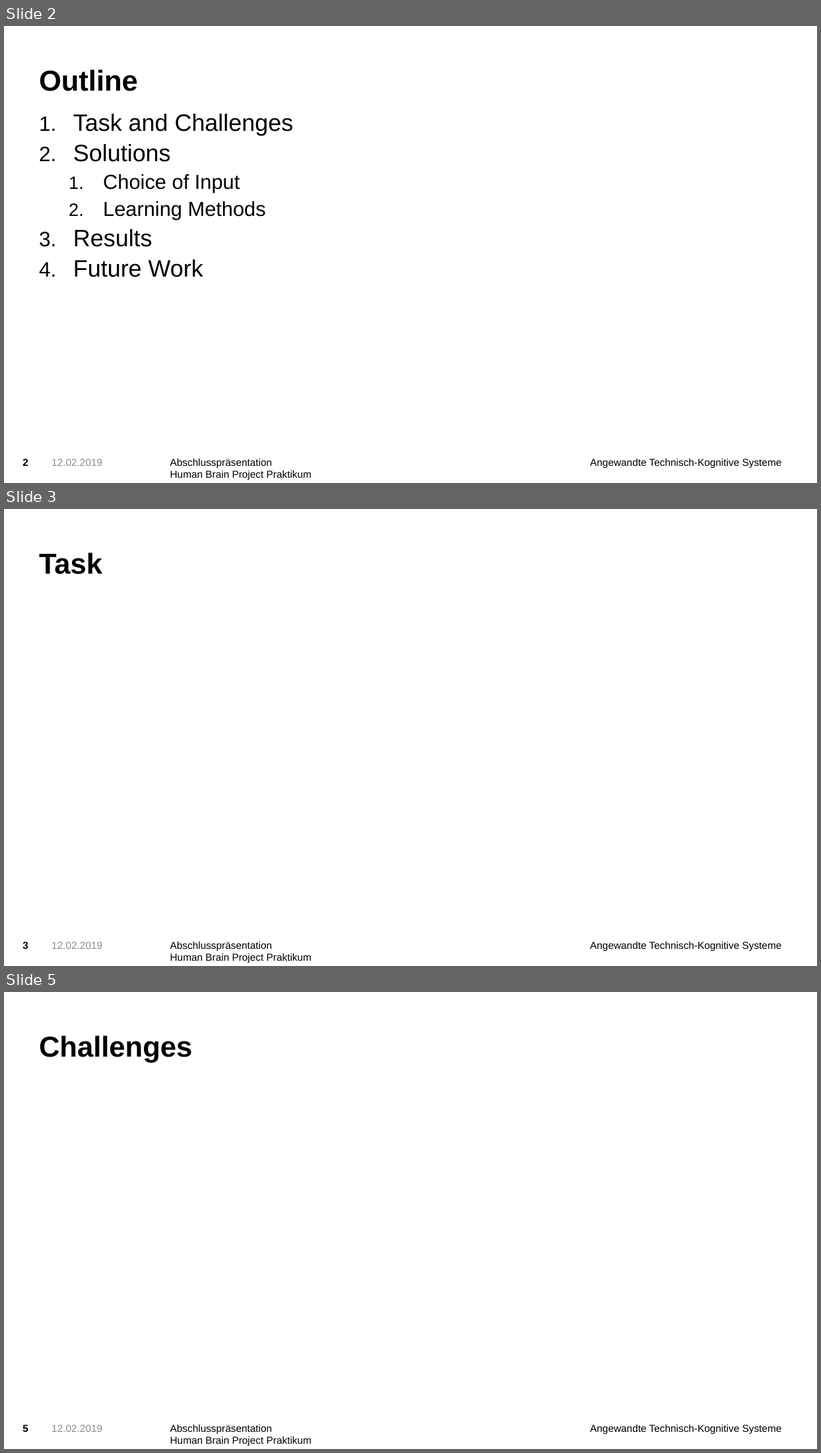
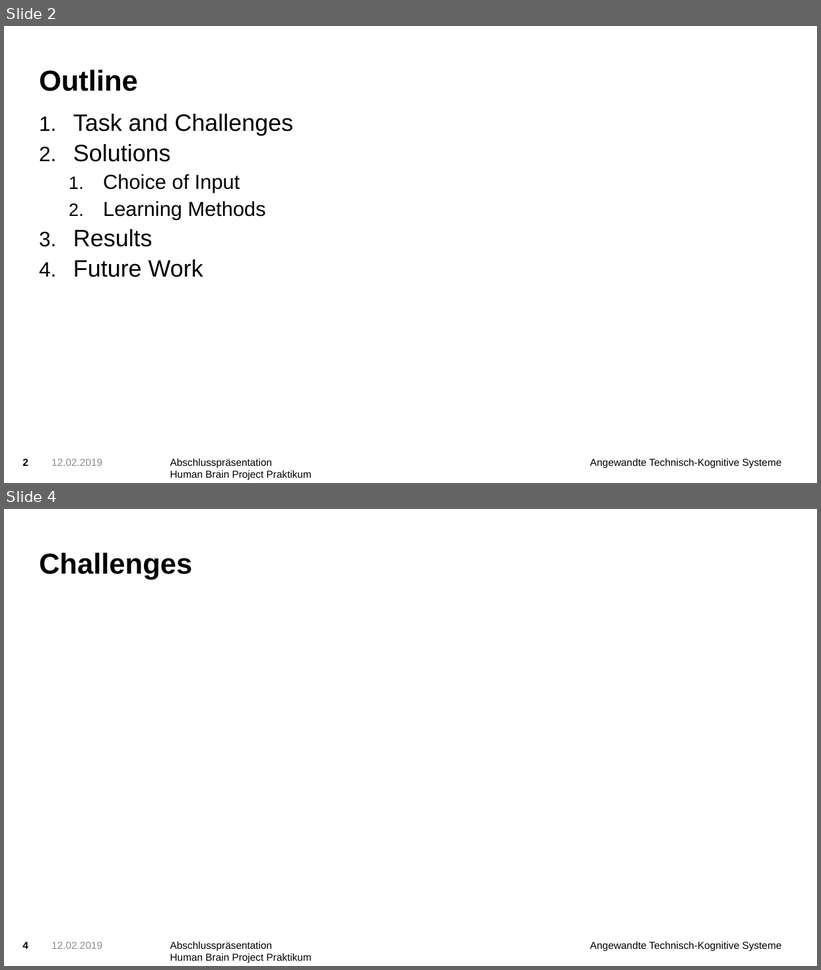
Before and after one commit to KuehlschrankDino/hbpprak_2018_throwing, a slide deck: Gruppe4_Abschlusspraesentation.pptx. Shown one above the other, each under a label of ours: slides 2, 3 and 5 before the commit, slides 2 and 4 after it; the slides between them are not shown. The pictures are 821x1453 and 821x970 pixels, drawn with LibreOffice and Linux fonts; fonts in the diff are those of the drawing; grey boxes stand for pictures; background and template pictures are left out. Boxes give left, top, right and bottom in pixels: in the first picture for what was removed or moved away, otherwise in the second. Text is boxed around its words. In the diff, an @@ line names an element or a change of style, - is before the commit and + after.

```diff
--- a/Gruppe4_Abschlusspraesentation.pptx
+++ b/Gruppe4_Abschlusspraesentation.pptx
@@ slide 3 removed at bbox=[4, 509, 817, 966], background picture (left out); not listed: 2 template elements that a slide beside it also shows @@
@@ title removed at bbox=[39, 553, 102, 574] @@
-Task
@@ page number removed at bbox=[22, 942, 28, 949] @@
-3
@@ text removed at bbox=[52, 942, 102, 949] @@
-12.02.2019
@@ what was slide 5 is now slide 4 @@
@@ page number at bbox=[22, 942, 28, 949]: text changed @@
-5
+4
```
Also in this commit, not shown: 5 slides changed, 1 slide added, 7 other files.
